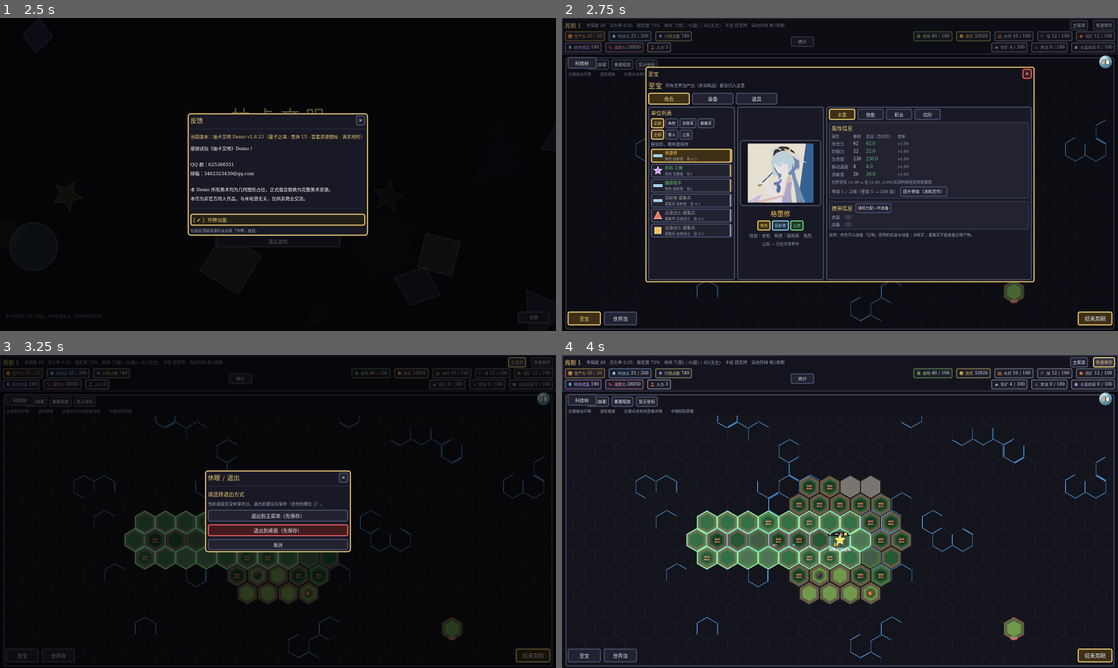
Above: before the commit, frames 1-4 (two rows, left to right).
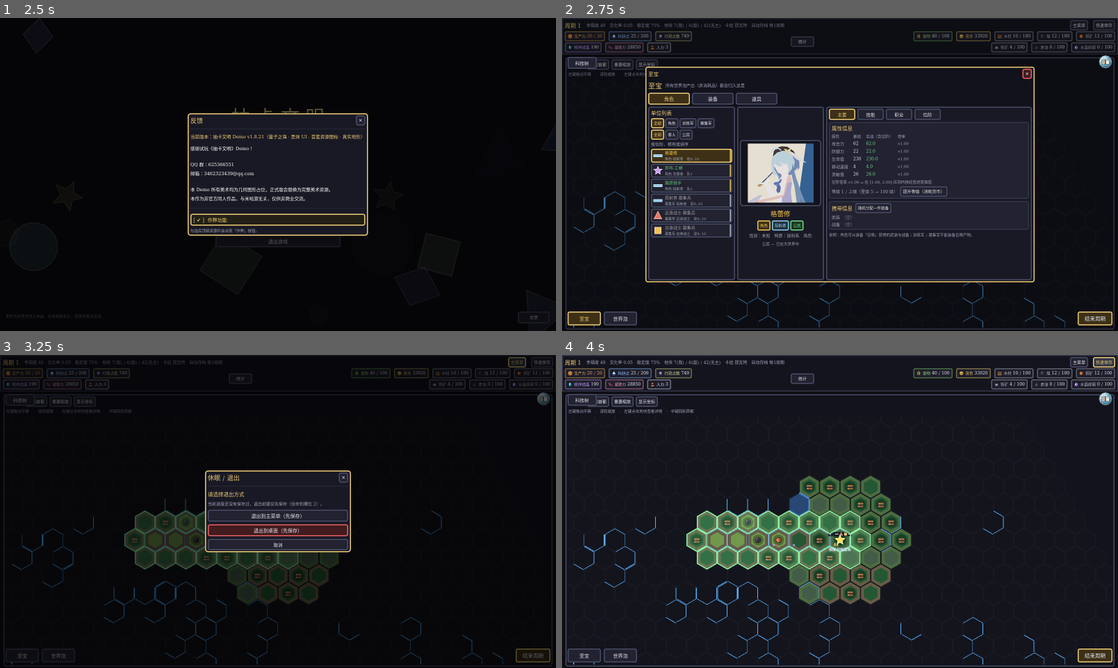
Above: after the commit, the same moments.

Repository: Traveler-NoOne/gacha-civilization
Game: Godot game, scene res://tests/screenshot.tscn
Same seed, same stepped clock (60 frames per second), same inputs: the game is played once before the commit and once after it. This scene is started directly instead of the project's main scene.
Inputs:
- Up to frame 1 (2.5 s): click "开始游戏" at 0.5 s; click "开始游戏" at 1.25 s; click "开始游戏" at 2 s
- Up to frame 2 (2.75 s): no input
- Up to frame 3 (3.25 s): click "主菜单" at 2.75 s
- Up to frame 4 (4 s): click "快速保存" at 3.5 s

Frame 1 is identical in both runs. In frame 2, 0.8% of the frame differs, in the area x 2-98%, y 32-99%; in frame 3, 1.8%; in frame 4, 5.6%, in the area x 2-98%, y 19-99%.

Commit message:
按剧情设定改回"世界是地球碎片"：纬度按死地图绝对纬度算（裁向北=寒带碎片）
用户口述设定：原本是完整的地球+前文明；华从冷冻仓出来时只剩残破世界，飘零在量子之海中，
大部分土地在坠入量子之海时及之后丢失。所以**世界地形参数图=原本的完整地球（死地图）**，
**游戏世界=其中一块碎片** → "不冷暖俱全"是设定要求、不是缺陷；直到华与其他助手苏醒稳定世界泡。

实现：
- 纬度按**死地图的绝对纬度**算（**不减裁切偏移**）—— 我上一轮减了偏移，结果"裁到北边"的世界
  仍以赤道为中心（换窗口温度只差 0.19℃）；现在裁向北真的是寒带。
- 实测：窗口(0,0) 降水 0.441/9.74℃（温带碎片）；窗口(18,18) 降水 0.063/-9.05℃（又冷又干的碎片）；
  切回(0,0) 逐位一致。世界内温差 21.3℃（冷暖俱全时 34.5℃）正是"碎片"该有的样子，
  自检按死地图尺度分桶、阈值放宽到 12℃。
- 附带查实（不是 bug）：沙漠偏多不是毫米标尺问题（放大一倍一格没少），也不该靠调大 RAIN_BASE 压 ——
  **内陆干是物理上对的**（大陆内部本来就有沙漠带，现实里戈壁/撒哈拉就是"离海远"的结果），
  RAIN_BASE 已退回 0.008；将来嫌沙漠多就调它或柯本阈值，那属于口味不是修 bug。

剧情依据与这三条设计已写入 W5 段文件〈剧情依据〉，并给 W7 一个说法：拼接新世界 = 拼回丢失的碎片。
6 个无头自检全绿。

Diff:
--- a/scripts/core/climate.gd
+++ b/scripts/core/climate.gd
@@ -125,15 +125,16 @@
 			var wp := Vector2(px, py) - _crop
 			heights[gy * size + gx] = float(elev_fn.call(Hex.pixel_to_axial(wp, 1.0)))
 	# ---- 温度：纬度梯度 × 12 个月 + 海拔递减 ----
-	# ⚠️ 2026-10-13：纬度**按世界自己算**（= 死地图位置 − 裁切窗口中心），不按死地图算。
-	#   按死地图算的话，一块世界只占行星的一小截 → 世界内温差从 34℃ 缩到 21℃，
-	#   而且整体变暖把沙漠顶到 **41%** —— 那是**没要求过的视觉变化**，所以改回"每块世界冷暖俱全"。
-	#   （"裁到极地就是寒带世界"这个玩法将来若要做，再单独加一个"纬度偏移"选项，别动这里的默认。）
+	# ⚠️ 2026-10-13 **按用户的剧情设定**：纬度按**死地图（= 原本的完整地球）**算，**不按世界自己算**。
+	#   剧情：原本是完整的地球 + 前文明；**华从冷冻仓出来时只剩残破的世界**，飘零在量子之海中——
+	#   大部分土地在坠入量子之海时、以及之后丢失了。所以**游戏里的世界只是原本地球的一小块碎片**，
+	#   **"一块世界不冷暖俱全"是设定要求，不是缺陷**：裁到赤道附近就是热带碎片、裁到高纬就是寒带碎片。
+	#   （我曾因为"世界内温差变小 + 沙漠变多"把它改回"冷暖俱全"，用户指出这与剧情矛盾 → 改回来。）
 	var temp := PackedFloat32Array()
 	temp.resize(MONTHS * n2)
 	for gy in size:
-		var py2 := ((float(gy) + 0.5) / float(size) * 2.0 * half.y - half.y) - _crop.y
-		var lat := clampf(py2 / maxf(1.0, map_half().y), -1.0, 1.0)
+		var py2 := (float(gy) + 0.5) / float(size) * 2.0 * half.y - half.y
+		var lat := clampf(py2 / maxf(1.0, half.y), -1.0, 1.0)
 		for gx in size:
 			var h := heights[gy * size + gx]
 			var land_h := maxf(0.0, (h - SEA_E) / (1.0 - SEA_E))
@@ -150,8 +151,8 @@
 	for m in MONTHS:
 		var off := m * n2
 		for gy in size:
-			var py3 := ((float(gy) + 0.5) / float(size) * 2.0 * half.y - half.y) - _crop.y
-			var lat3 := clampf(py3 / maxf(1.0, map_half().y), -1.0, 1.0)
+			var py3 := (float(gy) + 0.5) / float(size) * 2.0 * half.y - half.y
+			var lat3 := clampf(py3 / maxf(1.0, half.y), -1.0, 1.0)
 			var eastward := wind_at(lat3).x > 0.0
 			var moist := MOIST_START
 			var prev_h := SEA_E        # 图外的上风侧当作海面
--- a/tests/climate_check.gd
+++ b/tests/climate_check.gd
@@ -57,19 +57,21 @@
 		var t := WorldGen.annual_temp_at(c, SEED)
 		tmin = minf(tmin, t)
 		tmax = maxf(tmax, t)
-		# W5：纬度按**世界自己**算（每块世界冷暖俱全）→ 这里也用世界的半宽分桶。
-		var lat := absf(Hex.axial_to_pixel(c.x, c.y, 1.0).y) / maxf(1.0, Climate.map_half().y)
-		if lat <= 0.15:
+		# ⚠️ 剧情设定：纬度按**死地图（原本的完整地球）**算，游戏里的世界只是它的一块碎片，
+		#    所以**世界内部的温差本来就小** —— 分桶也跟着用死地图的尺度，阈值放宽。
+		var lat := absf(Hex.axial_to_pixel(c.x, c.y, 1.0).y) / maxf(1.0, Climate.dead_half().y)
+		if lat <= 0.10:
 			eq += t
 			n_eq += 1
-		elif lat >= 0.75:
+		elif lat >= 0.50:
 			pole += t
 			n_pole += 1
 	var eq_avg := eq / maxf(1.0, float(n_eq))
 	var pole_avg := pole / maxf(1.0, float(n_pole))
-	print("  年均温范围 %.1f ~ %.1f℃；赤道带（|纬度|≤0.15）均 %.1f℃ / 极地带（≥0.75）均 %.1f℃"
+	print("  年均温范围 %.1f ~ %.1f℃；赤道带（|纬度|≤0.10）均 %.1f℃ / 极地带（≥0.50）均 %.1f℃"
 		% [tmin, tmax, eq_avg, pole_avg])
-	_check(eq_avg > pole_avg + 25.0, "赤道带比极地带暖 25℃ 以上（差 %.1f℃）" % (eq_avg - pole_avg))
+	_check(eq_avg > pole_avg + 12.0,
+		"赤道带比极地带暖 12℃ 以上（差 %.1f℃；世界是「地球碎片」，纬度跨度天生较小）" % (eq_avg - pole_avg))
 
 	# ③ 海拔递减：赤道带里，最高的那格应当比最低的那格冷
 	var hi_e := -1.0
@@ -183,8 +185,11 @@
 	var t_back := WorldGen.annual_temp_at(probe, SEED)
 	print("  裁切窗口：窗口(0,0) 降水 %.3f／%.2f℃ ／ 窗口(18,18) %.3f／%.2f℃ ／ 切回(0,0) %.3f／%.2f℃"
 		% [p_home, t_home, p_far, t_far, p_back, t_back])
+	_check(absf(t_far - t_home) > 3.0,
+		"换个裁切窗口 → 同一格**温度**明显不同（%.2f vs %.2f℃）→ 裁到的是另一片纬度/地形"
+		% [t_far, t_home])
 	_check(absf(p_far - p_home) > 0.02,
-		"换个裁切窗口 → 同一格**降水**明显不同（%.3f vs %.3f）→ 确实是另一块世界" % [p_far, p_home])
+		"换个裁切窗口 → 同一格**降水**也不同（%.3f vs %.3f）" % [p_far, p_home])
 	_check(absf(p_back - p_home) < 0.0001 and absf(t_back - t_home) < 0.0001,
 		"切回原窗口 → **逐位一致**（降水 %.4f vs %.4f；温度 %.4f vs %.4f）" % [p_back, p_home, t_back, t_home])
 
Not shown, changed: docs/更新指导/世界生成-W5.md
